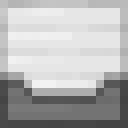
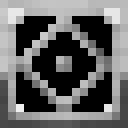
Layered file, before and after one edit (128px x 128px). Changes by layer:
hid group "Side" (1 layers) over [0, 72, 128, 128]
added group "Chronotyper" (multiply) with 1 layers above "Base" over [0, 8, 128, 128]
added layer "Ebene 1 Kopie" in group "Chronotyper" over [0, 8, 128, 128]
